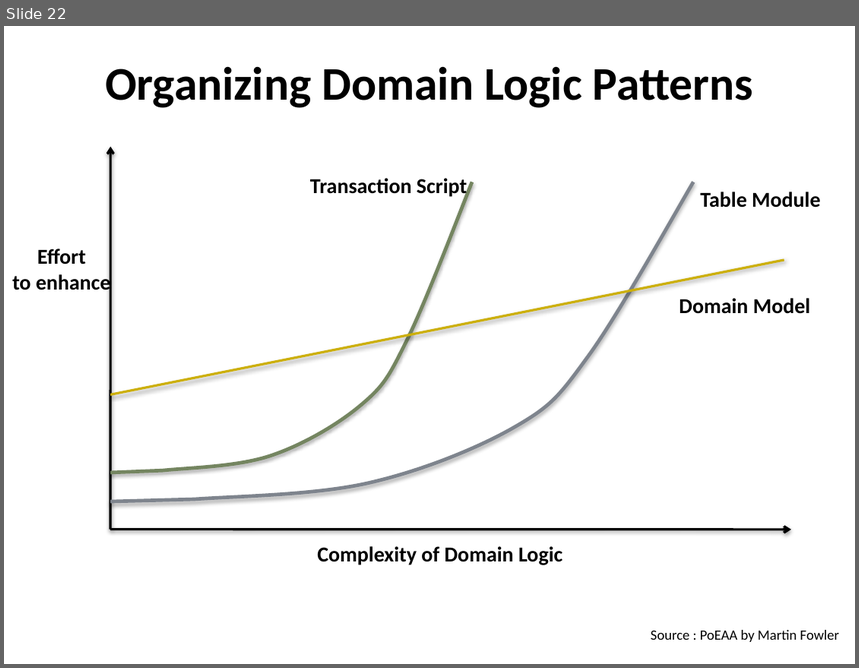
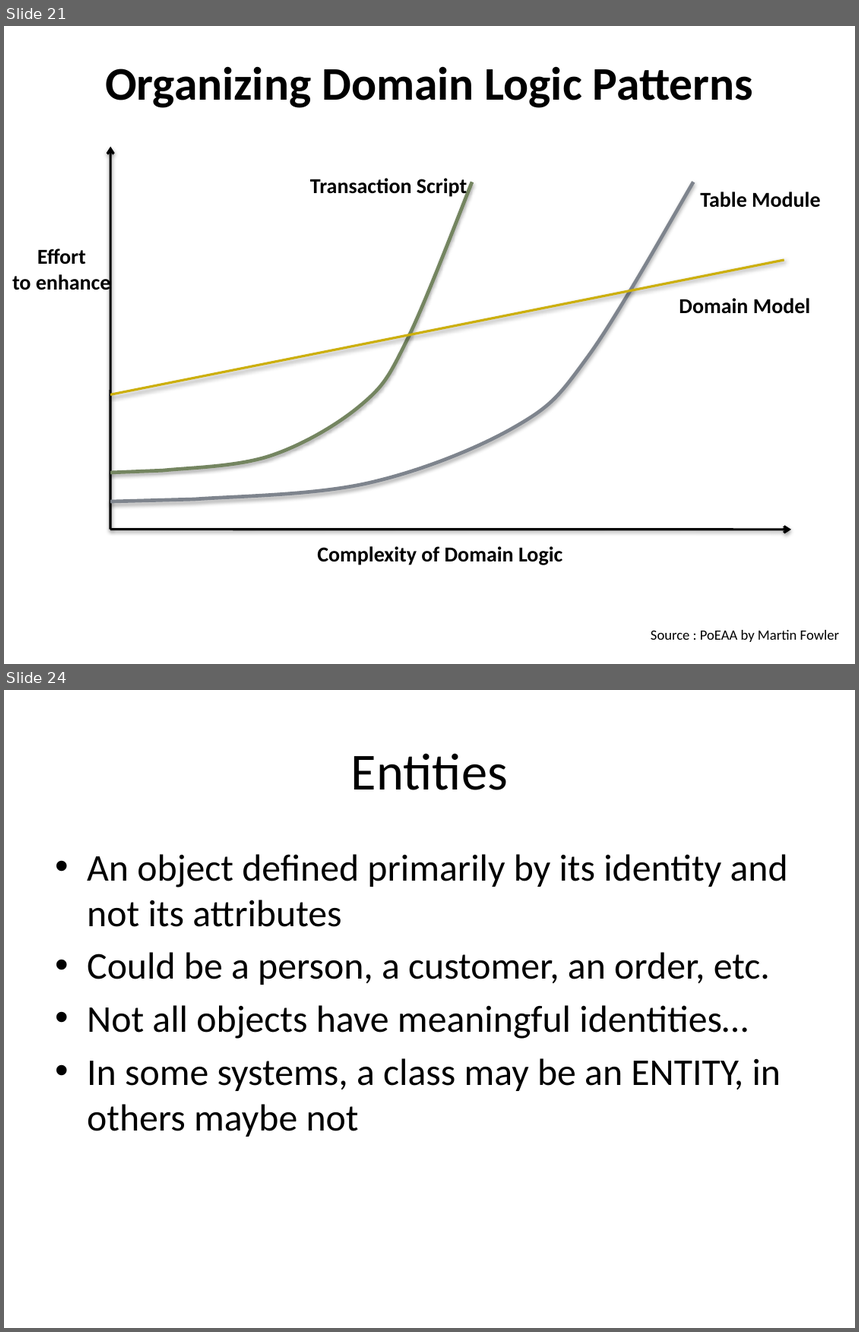
Before and after one commit to arturtv/dddpresentation, a slide deck: Domain-DrivenDesign.A.Trosin.pptx. Shown one above the other, each under a label of ours: slide 22 before the commit, slides 21 and 24 after it; the slides between them are not shown. The pictures are 859x668 and 859x1332 pixels, drawn with LibreOffice and Linux fonts; fonts in the diff are those of the drawing. Boxes give left, top, right and bottom in pixels: in the first picture for what was removed or moved away, otherwise in the second. Text is boxed around its words. In the diff, an @@ line names an element or a change of style, - is before the commit and + after.

```diff
--- a/Domain-DrivenDesign.A.Trosin.pptx
+++ b/Domain-DrivenDesign.A.Trosin.pptx
@@ slide 24 added at [4, 690, 855, 1328], background #FFFFFF @@
@@ title added at [351, 753, 508, 790], 44 pt, text #000000 @@
+Entities
@@ text added at [87, 854, 788, 1137], 32 pt, text #000000 @@
+• An object defined primarily by its identity and not its attributes
+• Could be a person, a customer, an order, etc.
+• Not all objects have meaningful identities…
+• In some systems, a class may be an ENTITY, in others maybe not
@@ what was slide 22 is now slide 21 @@
```
Also in this commit, not shown: 6 slides changed, 3 other slides added, 1 slide removed.
